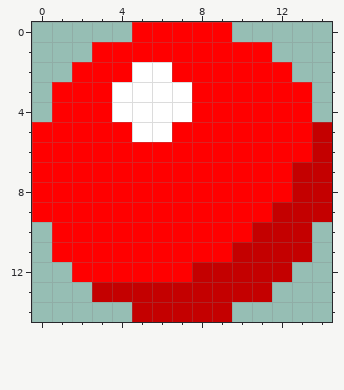
File history of a pixel-art sprite, Projectiles/ZeroScreenBlood.png. Above is the file before it was changed.
The file is 30x30 pixels, drawn in blocks of 2x2; one block is one cell here.
After the commit:
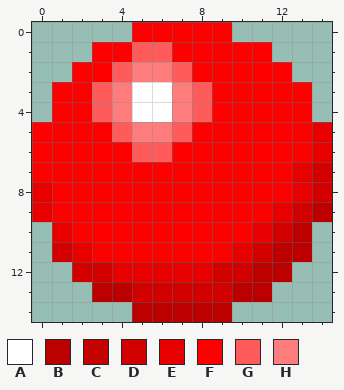
Palette (. is transparent): A #ffffff  B #bc0000  C #c40000  D #d30000  E #e80000  F #ff0000  G #ff5b5b  H #ff7c7c
Commit: Retextured some Zero projectiles They were too ugly for too long
What changed:
@@ x 0..14 @@
  0 .....FFFFF.....
- 1 ...FFFFFFFFF...
- 2 ..FFFAAFFFFFF..
- 3 .FFFAAAAFFFFFF.
- 4 .FFFAAAAFFFFFF.
- 5 FFFFFAAFFFFFFFC
- 6 FFFFFFFFFFFFFFC
- 7 FFFFFFFFFFFFFCC
- 8 FFFFFFFFFFFFFCC
- 9 FFFFFFFFFFFFCCC
-10 .FFFFFFFFFFCCC.
-11 .FFFFFFFFFCCCC.
-12 ..FFFFFFCCCCC..
-13 ...CCCCCCCCC...
-14 .....CCCCC.....
+ 1 ...FFGGFFFFF...
+ 2 ..FFGHHGFFFFF..
+ 3 .FFGHAAHGFFFFF.
+ 4 .FFGHAAHGFFFFF.
+ 5 FFFFGHHGFFFFFFE
+ 6 FFFFFGGFFFFFFFE
+ 7 FFFFFFFFFFFFFED
+ 8 EFFFFFFFFFFFFED
+ 9 EFFFFFFFFFFFEDB
+10 .EFFFFFFFFFEDB.
+11 .DEFFFFFFFEDBB.
+12 ..DDEEEEEDDBB..
+13 ...BBDDDDDBB...
+14 .....BBBBB.....
